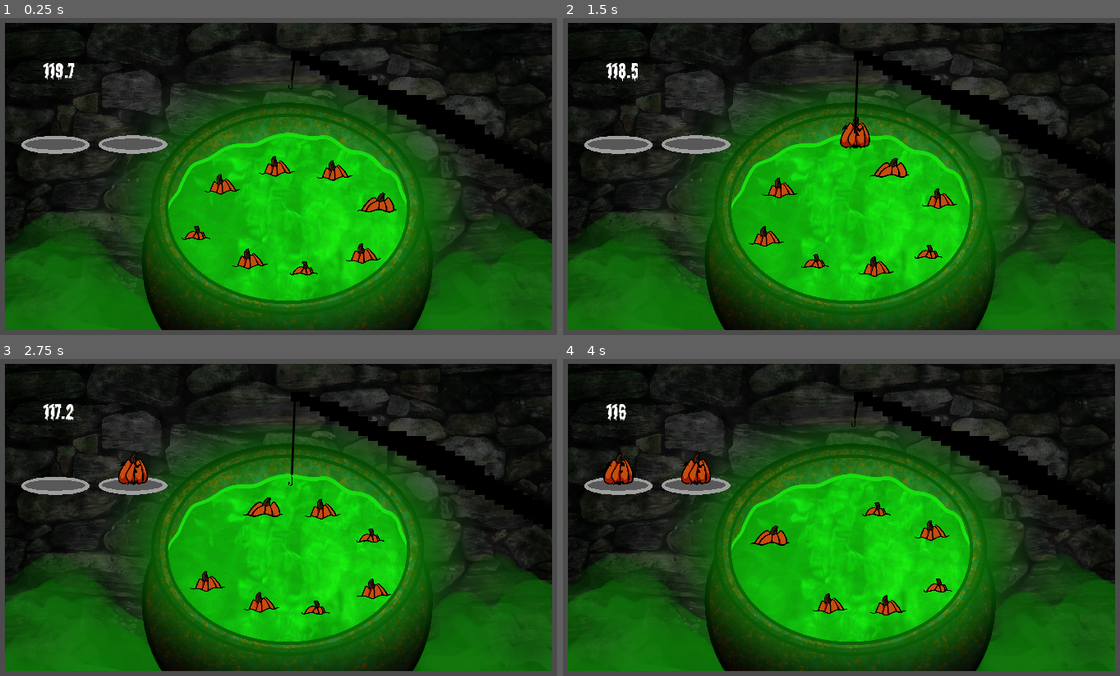
Above: before the commit, frames 1-4 (two rows, left to right).
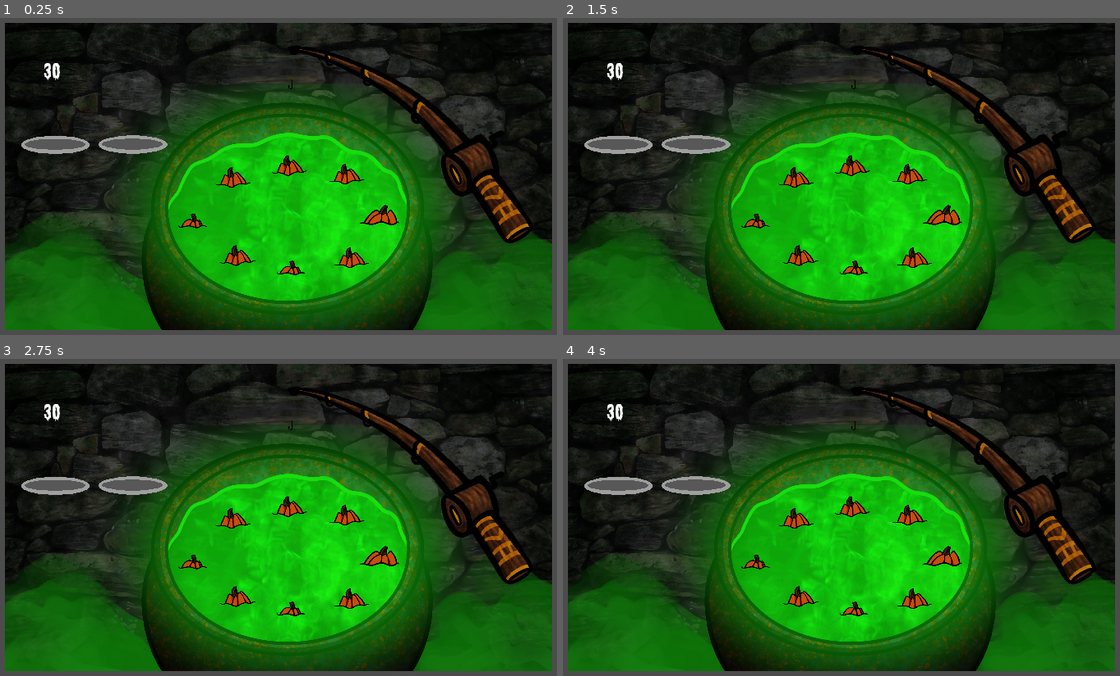
Above: after the commit, the same moments.

Repository: yimmit303/Creepy_Clown_Carnival
Game: Godot game, scene res://Minigames/Pumpkin Game/PumpkinGame.tscn
Two runs of this game, one before a commit and one after it. Both use one fixed random seed, a clock stepped at 60 frames per second and the inputs below. This scene is started directly instead of the project's main scene.
Inputs (mouse positions are in pixels of both pictures, inside the frame that each line leads up to):
- Up to frame 1 (0.25 s): no input
- Up to frame 2 (1.5 s): move the mouse to (986, 157) at 0.52 s; hold D (move_right) 0.53-1.28 s; tap E (select) at 0.6, 1.35 s; click (986, 157) at 0.67 s; tap Space (move_jump) at 0.77 s; move the mouse to (707, 195) at 1.27 s; hold S (move_back) from 1.28 s (still down); click (707, 195) at 1.42 s
- Up to frame 3 (2.75 s): tap Space (move_jump) at 1.52 s; move the mouse to (345, 435) at 2.02 s; release S (move_back) at 2.03 s; hold D (move_right) from 2.03 s (still down); tap E (select) at 2.1 s; click (345, 435) at 2.17 s
- Up to frame 4 (4 s): move the mouse to (808, 590) at 2.77 s; release D (move_right) at 2.78 s; hold W (move_forward) 2.78-3.53 s; tap E (select) at 2.85, 3.6 s; click (808, 590) at 2.92 s; tap Space (move_jump) at 3.02, 3.77 s; move the mouse to (1036, 571) at 3.52 s; hold A (move_left) from 3.53 s (still down); click (1036, 571) at 3.67 s

The runs differ from the first frame. In frame 1, 6.8% of the frame differs, in the area x 7-100%, y 8-82%; in frame 2, 7.4%; in frame 3, 7.4%; in frame 4, 7.5%.

Commit message:
Made games ready for launch

Diff:
--- a/Minigames/Balloon Game/Balloon_Game.gd
+++ b/Minigames/Balloon Game/Balloon_Game.gd
@@ -1,4 +1,7 @@
 extends Node2D
+
+signal game_won
+signal game_lost
 
 var active = false
 var num_popped = 0
@@ -21,6 +24,7 @@
 	$BalloonSpawner.pop_all()
 	$WinScreen.play()
 	yield($WinScreen, "done_playing")
+	emit_signal("game_won")
 
 func _on_game_lost():
 	if num_popped < 3: # This stops the win and loss from happening at the same time
@@ -28,6 +32,7 @@
 		$BalloonSpawner.pop_all()
 		$LoseScreen.play()
 		yield($LoseScreen, "done_playing")
+		emit_signal("game_lost")
 
 func _on_balloon_popped():
 	num_popped += 1
--- a/Minigames/Pumpkin Game/Pumpkin.tscn
+++ b/Minigames/Pumpkin Game/Pumpkin.tscn
@@ -78,20 +78,20 @@
 visible = false
 
 [node name="Eye1" type="AnimatedSprite" parent="Face"]
-position = Vector2( -32.0189, -25.6994 )
+position = Vector2( -6.09165, -16.507 )
 frames = SubResource( 3 )
 animation = "Eye"
 frame = 1
 
 [node name="Eye2" type="AnimatedSprite" parent="Face"]
-position = Vector2( 49.2922, -22.7503 )
+position = Vector2( 67.677, -14.0293 )
 frames = SubResource( 3 )
 animation = "Eye"
 
 [node name="Nose" type="AnimatedSprite" parent="Face"]
-position = Vector2( 7.42007, 1.42728 )
+position = Vector2( 1.52755, -3.05105 )
 frames = SubResource( 4 )
 
 [node name="Mouth" type="AnimatedSprite" parent="Face"]
-position = Vector2( -0.222473, 36.9306 )
+position = Vector2( 1.19174, 8.17492 )
 frames = SubResource( 5 )
--- a/Minigames/Pumpkin Game/PumpkinGame.gd
+++ b/Minigames/Pumpkin Game/PumpkinGame.gd
@@ -1,10 +1,9 @@
 extends Node2D
 
+signal game_won
+signal game_lost
+
 var active = false
-
-
-func _ready():
-	make_active()
 
 func _process(_delta):
 	if active:
@@ -15,6 +14,7 @@
 	self.active = true
 	$Hook.can_hook = true
 	$Timer.counting = true
+	$PumpkinMover.can_move = true
 	$Music.play()
 
 func make_inactive():
@@ -22,14 +22,17 @@
 	self.active = false
 	$Hook.can_hook = false
 	$Timer.counting = false
+	$PumpkinMover.can_move = false
 	$Music.stop()
 
 func _on_game_won():
 	make_inactive()
 	$WinScreen.play()
 	yield($WinScreen, "done_playing")
+	emit_signal("game_won")
 
 func _on_game_lost():
 	make_inactive()
 	$LoseScreen.play()
 	yield($LoseScreen, "done_playing")
+	emit_signal("game_lost")
--- a/Minigames/Pumpkin Game/PumpkinGame.tscn
+++ b/Minigames/Pumpkin Game/PumpkinGame.tscn
@@ -2,10 +2,10 @@
 
 [ext_resource path="res://Minigames/Pumpkin Game/PumpkinGame.gd" type="Script" id=1]
 [ext_resource path="res://Minigames/Pumpkin Game/Sprites/Pumpkin-Cauldron.png" type="Texture" id=2]
-[ext_resource path="res://Minigames/Pumpkin Game/Sprites/Rod.png" type="Texture" id=3]
+[ext_resource path="res://Minigames/Pumpkin Game/Sprites/FishingRod.png" type="Texture" id=3]
 [ext_resource path="res://Minigames/Pumpkin Game/Hook.tscn" type="PackedScene" id=4]
 [ext_resource path="res://Minigames/Pumpkin Game/PumpkinMover.gd" type="Script" id=5]
-[ext_resource path="res://Minigames/Balloon Game/Sounds/Balloon.ogg" type="AudioStream" id=6]
+[ext_resource path="res://Minigames/Pumpkin Game/Sounds/Pumpkin_Game.ogg" type="AudioStream" id=6]
 [ext_resource path="res://Minigames/Timer.tscn" type="PackedScene" id=7]
 [ext_resource path="res://Minigames/Effects/LoseScreen.tscn" type="PackedScene" id=8]
 [ext_resource path="res://Minigames/Effects/WinScreen.tscn" type="PackedScene" id=9]
@@ -44,15 +44,14 @@
 }
 
 [node name="Rod" type="Sprite" parent="."]
-position = Vector2( 1306.75, 388.885 )
-scale = Vector2( 28.3253, 14.3316 )
+position = Vector2( 1353.51, 439.478 )
+rotation = -0.46652
+scale = Vector2( 1.45255, 1.16845 )
 texture = ExtResource( 3 )
-__meta__ = {
-"_edit_lock_": true
-}
 
 [node name="RodPoint" type="Node2D" parent="Rod"]
-position = Vector2( -10.5478, -13.8486 )
+position = Vector2( -136.19, -338.749 )
+scale = Vector2( 28.3253, 14.3316 )
 
 [node name="Hook" parent="." instance=ExtResource( 4 )]
 position = Vector2( 1000, 270 )
@@ -60,7 +59,6 @@
 
 [node name="Music" type="AudioStreamPlayer" parent="."]
 stream = ExtResource( 6 )
-volume_db = -18.107
 
 [node name="Timer" parent="." instance=ExtResource( 7 )]
 time_left = 120
--- a/Minigames/Pumpkin Game/PumpkinMover.gd
+++ b/Minigames/Pumpkin Game/PumpkinMover.gd
@@ -1,6 +1,7 @@
 extends Node2D
 
 var face_codes = ["0110", "0000", "1111", "1001", "0000", "1111", "0110", "1001"]
+var can_move = false
 
 # Called when the node enters the scene tree for the first time.
 func _ready():
@@ -16,8 +17,9 @@
 
 # Called every frame. 'delta' is the elapsed time since the previous frame.
 func _process(delta):
-	for path in $PumpkinPath.get_children():
-		path.offset += 150 * delta
+	if can_move:
+		for path in $PumpkinPath.get_children():
+			path.offset += 150 * delta
 
 func get_pumpkins():
 	return get_tree().get_nodes_in_group("PUMPKIN")
